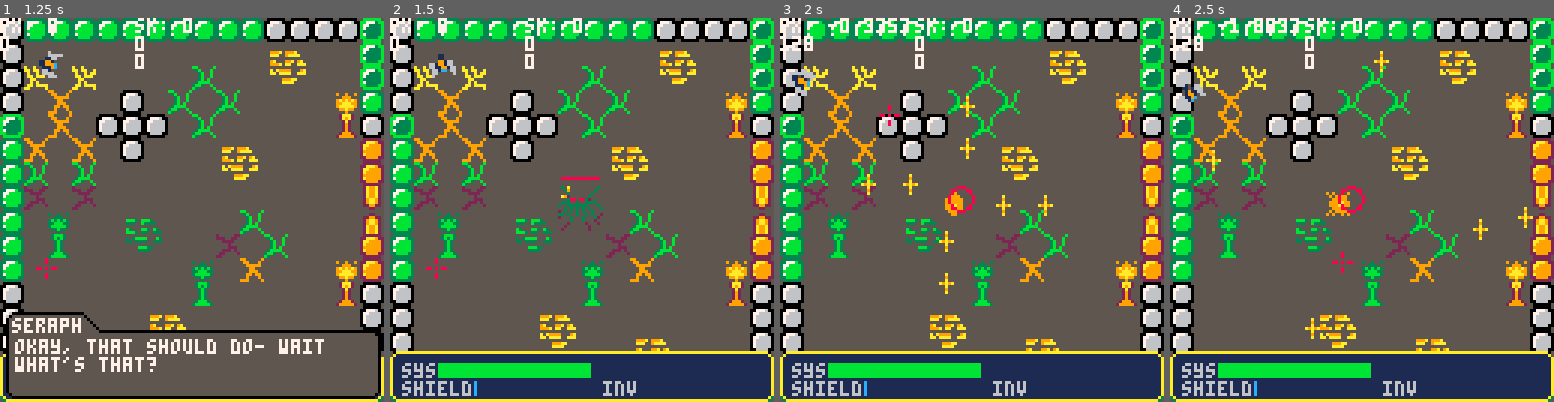
Above: before the commit, frames 1-4 (left to right).
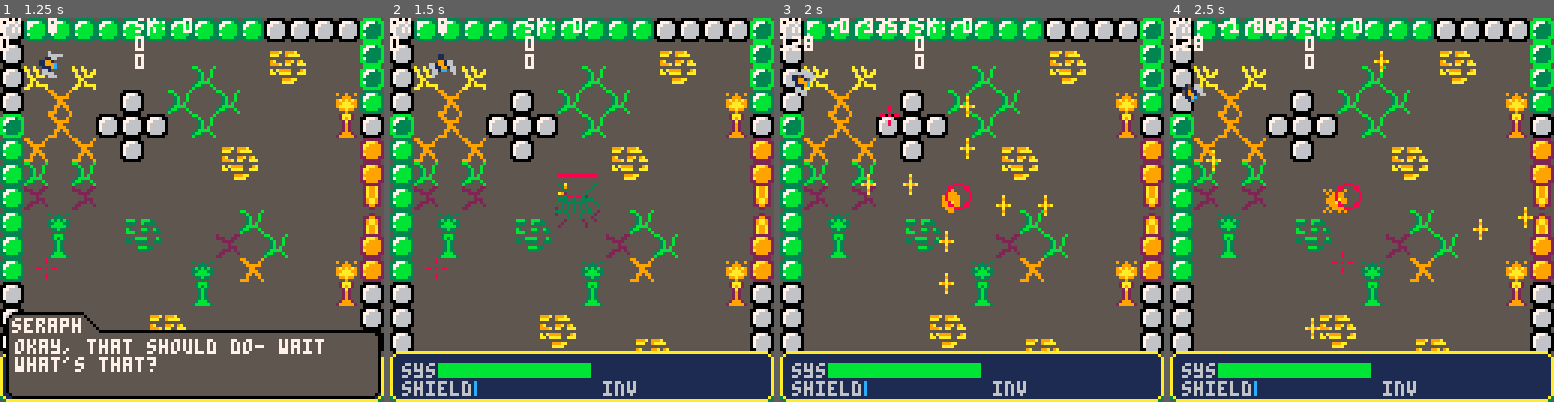
Above: after the commit, the same moments.

Repository: kbrewington/Negation
Game: PICO-8 cartridge negation.p8
Two runs of this game, one before a commit and one after it. Both use one fixed random seed, a clock stepped at 60 frames per second and the inputs below.
Inputs (mouse positions are in pixels of both pictures, inside the frame that each line leads up to):
- Up to frame 1 (1.25 s): tap X (X key) at 0.33, 1.07 s; click (280, 121) at 0.67 s; tap O (Z key) at 0.7 s; click (46, 267) at 1.22 s
- Up to frame 2 (1.5 s): no input
- Up to frame 3 (2 s): hold Right from 1.6 s (still down); tap O (Z key) at 1.7 s; click (887, 114) at 1.77 s; tap X (X key) at 1.85 s
- Up to frame 4 (2.5 s): release Right at 2.1 s; tap O (Z key) at 2.1 s; hold Up 2.15-2.42 s; click (1342, 259) at 2.32 s; hold Right from 2.47 s (still down)

Frame 1 is identical in both runs. In frame 2, 0.7% of the frame differs, in the area x 42-56%, y 40-56%; in frame 3, 0.3%; in frame 4, 0.4%.

Commit message:
removed unused functions, and added functionality to the shield

Diff:
--- a/negation.p8
+++ b/negation.p8
@@ -112,26 +112,6 @@
 ------------------------ object-like structures --------------------------------
 --------------------------------------------------------------------------------
 --[[
-  node object
-]]
-function node(x, y)
-  local n = {}
-  n.x = x
-  n.y = y
-  n.distance = function(d)
-                  return sqrt((n.x-d.x)*(n.x-d.x)+(n.y-d.y)*(n.y-d.y)) -- use euclidean distance for now
-               end
-  n.equals = function(onode)
-                if n.x == onode.x and n.y == onode.y then
-                  return true
-                else
-                  return false
-                end
-              end
-  return n
-end
-
---[[
   drop objects
 ]]
 function drop_obj(sx, sy, sprite)
@@ -167,39 +147,22 @@
   e.explode_distance = 15
   e.explode_wait = 15
   e.explode_step = 0
-  e.bullet_spread = 5
+  e.bullet_spread = 10
   e.bullet_count = 0
   e.exploding = false
   e.dont_move = false
-
-  -- if type == "basic" or type == "exploder" or type == "shooter" then
-    e.sprite = 132
-    e.angle = 360
-    e.speed = .35
-  -- end
+  e.sprite = 132
+  e.angle = 360
+  e.speed = .35
+
   e.update_xy = function()
-                    path = minimum_neighbor(node(e.x, e.y), node(player.x, player.y))
-                    e.x = path.x
-                    e.y = path.y
+                    path = minimum_neighbor(e, player)
+                    e.x = e.x + ((e.x-path.x)*e.speed)*(-1)
+                    e.y = e.y + ((e.y-path.y)*e.speed)*(-1)
                 end
   e.move = function()
-              -- local next = a_star(e)
-              -- if next ~= nil then
-              --   local new_x = next[1]*8
-              --   local new_y = next[2]*8
-              --   local xsign = 1
-              --   local ysign = 1
-              --   if new_x > e.x then
-              --     xsign = -1
-              --   end
-              --   if new_y > e.y then
-              --     ysign = -1
-              --   end
-              --   e.x = e.x - (xsign*e.speed)
-              --   e.y = e.y - (ysign*e.speed)
-              -- else
                 if type == "shooter" then
-                  if node(e.x, e.y).distance(node(player.x, player.y)) >= e.shoot_distance then
+                  if distance(e, player) >= e.shoot_distance then
                     e.update_xy()
                   else
                     local plyrx = player.x - e.x
@@ -211,10 +174,11 @@
                     e.bullet_count = e.bullet_count + 1
                     if e.bullet_count%e.bullet_spread == 0 then
                       add(enemy_bullets, bullet(e.x, e.y, e.angle, 130, false))
+                      e.bullet_count = e.bullet_count + 1
                     end
                   end
                 elseif type == "exploder" then
-                  if node(e.x, e.y).distance(node(player.x, player.y)) >= e.explode_distance and not e.dont_move then
+                  if distance(e, player) >= e.explode_distance and not e.dont_move then
                     e.update_xy()
                   else
                     e.dont_move = true
@@ -224,7 +188,6 @@
                 elseif type == "basic" then
                   e.update_xy()
                 end
-              -- end
            end
 
   return e
@@ -259,10 +222,7 @@
   local b = {}
   b.x = startx
   b.y = starty
-  b.dx = 0
-  b.dy = 0
-  b.mdx = 4
-  b.mdy = 4
+  b.speed = .01
   b.angle = 0
   b.sprite = sprite
   b.bullet_speed = 2
@@ -287,14 +247,9 @@
                    rectfill(b.x + xoffset, b.y - 3, b.x + xoffset + 12, b.y - 3, 14)
                    rectfill(b.x + xoffset, b.y - 3, b.x + xoffset + (12 * (b.health / b.full_health)), b.y - 3, 8)
                  end
-                --  local sx = 1
-                --  local sy = 1
-                --  if b.dx > 2 then sx = -1 end
-                --  if b.dy > 2 then sy = -1 end
-                --  b.dx = (b.dx + 1)%b.mdx
-                --  b.dy = (b.dy + 1)%b.mdy
-                --  b.x = b.x + b.dx*sx
-                --  b.y = b.y + b.dy*sy
+                 path = minimum_neighbor(b, player)
+                 b.x = b.x + ((b.x-path.x)*b.speed)*(-1)
+                 b.y = b.y + ((b.y-path.y)*b.speed)*(-1)
              end
   return b
 end
@@ -421,117 +376,6 @@
  end
 end
 
---[[
-    implement dashing
-]]
-function dash(n)
-  player.dashing[n] = true
-
-  if n == c.down_arrow or n == c.left_arrow then
-    player.current_dash_speed = -player.dash_speed
-  else
-    player.current_dash_speed = player.dash_speed
-  end
-
-  if player.dashing[c.up_arrow] or player.dashing[c.down_arrow] then
-    player.x = player.x - player.current_dash_speed * sin(player.angle / 360)
-    player.y = player.y - player.current_dash_speed * cos(player.angle / 360)
-  else -- dash left right as defined on unit circle
-    player.x = player.x - player.current_dash_speed * sin((player.angle/360)-(pi/4))
-    player.y = player.y - player.current_dash_speed * cos((player.angle/360)-(pi/4))
-  end
-  player.current_dash_speed = 0
-  player.dashing[n] = false
-
-end
-
---[[
-   detect whether the player double tapped to dash
-]]
-function dash_detect(n)
-  if player.last_time[n] ~= 0 then
-    if ((time() - player.last_time[n]) < player.dash_threshold[2]) and
-       ((time() - player.last_time[n]) > player.dash_threshold[1]) then
-         dash(n)
-    end
-  end
-  player.last_time[n] = time()
-end
-
-function get_neighbors(x,y)
-	local dirs = {{1,0}, {0,1}, {1,1}, {-1,0}, {0,-1}, {-1,-1}, {-1,1}, {1,-1}}
-	local neighs = {}
-	for d in all(dirs) do
-		local neighbor = {x+d[1], y+d[2]}
-		if check(neighbor[1], neighbor[2]) then
-			add(neighs, neighbor)
-		end
-	end
-
-	return neighs
-end
-
-function a_star(e, debug)
-	local path={}
-	local start={flr(e.x/8), flr(e.y/8)}
-	local flood={start}
-
-	local camefrom={}
-	camefrom[idx(start)] = nil
-
-	while #flood > 0 do
-		local current = flood[1]
-
-		if (current[1] == flr(player.x/8) and current[2] == flr(player.y/8)) then
-      break
-    end
-
-		local neighbors = get_neighbors(current[1], current[2])
-
-		if #neighbors > 0 then
-			for n in all(neighbors) do
-				if camefrom[idx(n)] == nil and not contains(camefrom, n) then
-					add(flood,n)
-					camefrom[idx(n)] = current
-
-					if debug then
-						rectfill(n[1]*8, n[2]*8, (n[1]*8)+7, (n[2]*8)+7)
-						flip()
-					end
-
-				end
-			end
-		end
-
-		del(flood,current)
-	end
-
-	local current = {flr(player.x/8), flr(player.y/8)}
-	while camefrom[idx(current)] ~= nil do
-    add(path,current)
-		current = camefrom[idx(current)]
-	end
-  return path[#path-1]
-end
-
-function contains(t,v)
-	for k,val in pairs(t) do
-		if (val[1] == v[1] and val[2] == v[2]) return true
-	end
-	return false
-end
-
-function idx(t)
-	return t[1].."_"..t[2]
-end
-
-function check(x,y)
-	if x <= 15 and x > 0 and y <= 15 and y > 0 then
-		local val = mget(x,y)
-    return (not fget(val, 0))
-  end
-end
-
 function minimum_neighbor(start, goal)
   local map = {}
   map.x = 128
@@ -543,8 +387,8 @@
         local nx = start.x+(i*enemy().speed)
         local ny = start.y+(j*enemy().speed)
         if 0 < nx and nx < map.x and 0 < ny and ny < map.y and not bump_all(nx, ny) then
-          local current = node(nx, ny)
-          local cur_distance = current.distance(goal)
+          local current = enemy(nx, ny)
+          local cur_distance = distance(current, goal)
           if cur_distance < minimum_dist then
             minimum_dist = cur_distance
             min_node = current
@@ -988,6 +832,16 @@
   end
 end
 
+function distance(n, d)
+  return sqrt((n.x-d.x)*(n.x-d.x)+(n.y-d.y)*(n.y-d.y))
+end
+
+function loop_func(table, func)
+  for e in all(table) do
+    func(e)
+  end
+end
+
 --------------------------------------------------------------------------------
 ---------------------------------- constructor ---------------------------------
 --------------------------------------------------------------------------------
@@ -1141,6 +995,10 @@
 
   spr_r(player.sprite, player.x, player.y, player.angle, 2, 2)
 
+  if player.shield > 0 then -- draw shield.
+    circ((player.x+8), (player.y+7), ((time()*50)%2)+6, 12)
+  end
+
   for e in all(enemy_spawned) do
     -- this should never happen, but just in case:
     delete_offscreen(enemy_spawned, e)
@@ -1159,7 +1017,7 @@
 
 
     if e ~= nil then
-      if ((time() - player.last_hit) > player.immune_time) and enemy_collision(e) then
+      if ((time() - player.last_hit) > player.immune_time) and enemy_collision(e) and player.shield == 0 then
         player.health = player.health - 1
         player.last_hit = time()
       end
@@ -1179,7 +1037,7 @@
 
   for e in all(exploding_enemies) do
     if step_explode_enemy(e) then
-      if node(e.x, e.y).distance(node(player.x, player.y)) <= 15 and ((time() - player.last_hit) > player.immune_time) then
+      if distance(e, player) <= 15 and ((time() - player.last_hit) > player.immune_time) and player.shield == 0 then
         player.health = player.health - 1
         player.last_hit = time()
       end
@@ -1188,9 +1046,10 @@
     end
   end
 
-  for d in all(destroyed_enemies) do
-    step_destroy_animation(d)
-  end
+  -- for d in all(destroyed_enemies) do
+  --   step_destroy_animation(d)
+  -- end
+  loop_func(destroyed_enemies, step_destroy_animation)
 
   for d in all(dropped) do
 
@@ -1254,8 +1113,13 @@
     delete_offscreen(enemy_bullets, b)
 
     if ((time() - player.last_hit) > player.immune_time) and bullet_collision(player, b) then
-      player.health = player.health - 1
-      player.last_hit = time()
+      if player.shield == 0 then
+        player.health = player.health - 1
+        player.last_hit = time()
+      else
+        local colors = {8, 9}
+        circ(b.x+8, b.y+8, flr(time()*100)%4, colors[flr(time()*100)%#colors + 1])
+      end
       del(enemy_bullets, b)
       b = nil
     end
@@ -1276,12 +1140,14 @@
     boss1.update()
   end
 
-  for b in all(boss_hit_anims) do
-    boss_hit_animation(b)
-  end
-  for b in all(destroyed_bosses) do
-    step_boss_destroyed_animation(b)
-  end
+  -- for b in all(boss_hit_anims) do
+  --   boss_hit_animation(b)
+  -- end
+  loop_func(boss_hit_anims, boss_hit_animation)
+  -- for b in all(destroyed_bosses) do
+  --   step_boss_destroyed_animation(b)
+  -- end
+  loop_func(destroyed_bosses, step_boss_destroyed_animation)
 
   if player.health <= 0 then
     print("game over", 48, 60, 8)
